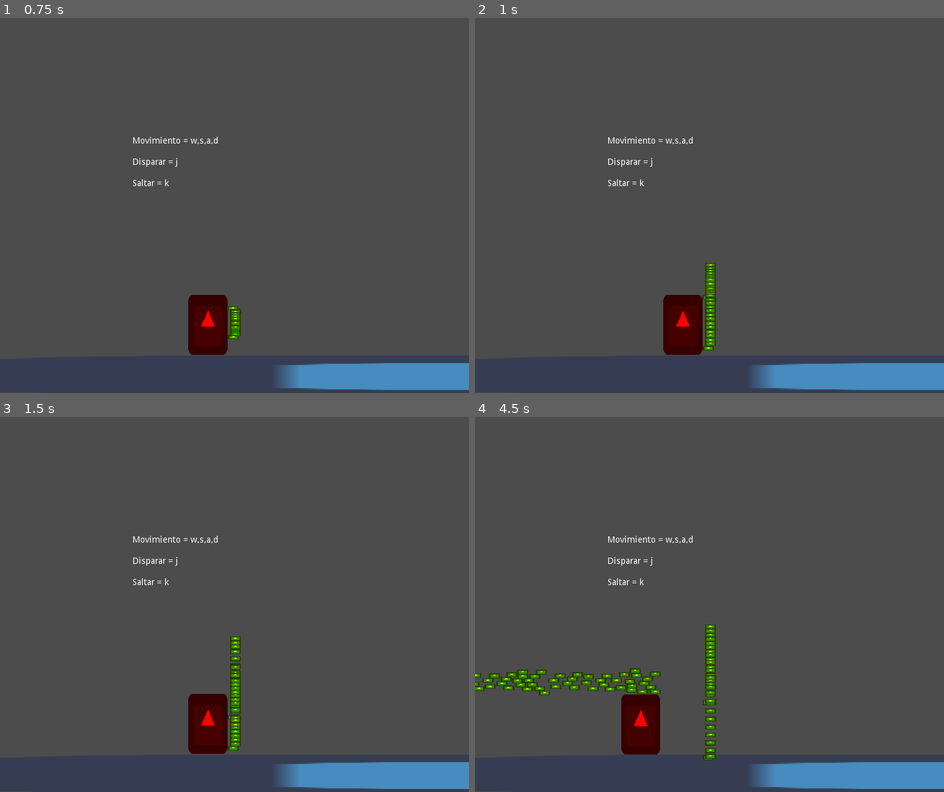
Above: before the commit, frames 1-4 (two rows, left to right).
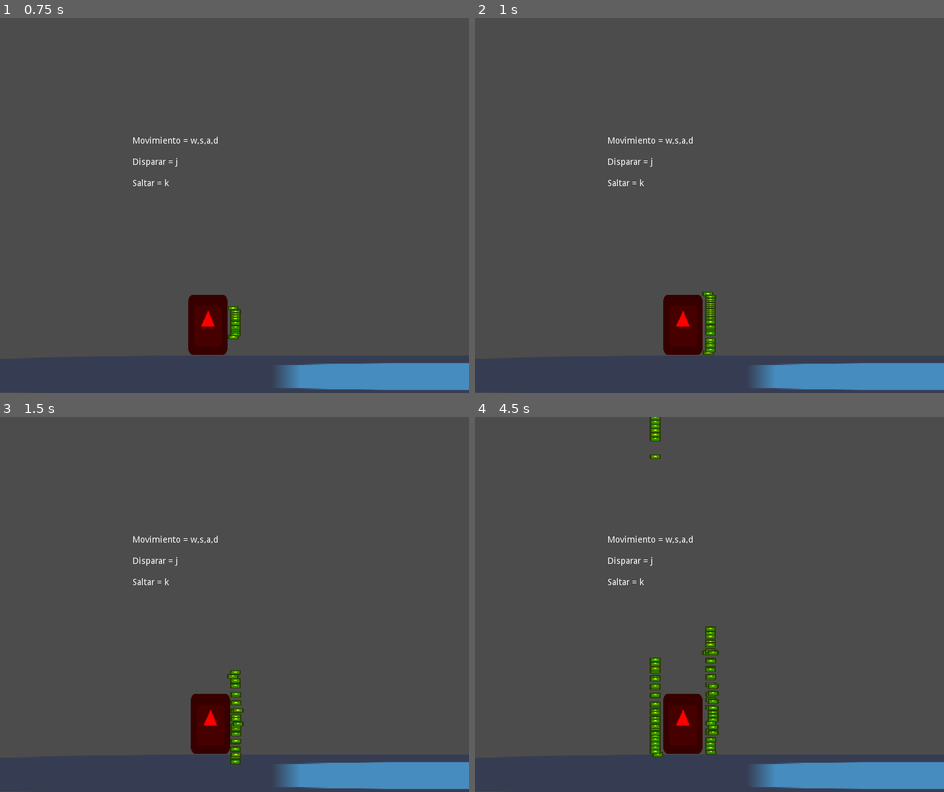
Above: after the commit, the same moments.

Repository: lucianofanizza/Tp-Prototipado-Digital-2019
Game: Godot game, scene res://Escenas/Nivel Demont Front.tscn
Same seed, same stepped clock (60 frames per second), same inputs: the game is played once before the commit and once after it. The project has no main scene, so this scene is started directly. The engine's default icon, where the game draws it, is replaced by a stand-in: a white triangle on a blue panel in a dark square.
Inputs:
- Up to frame 1 (0.75 s): tap Enter at 0.5 s; hold D (ui_right) from 0.53 s (still down); hold J (ui_shoot) from 0.53 s (still down)
- Up to frame 2 (1 s): keep holding D (ui_right); keep holding J (ui_shoot); tap W (ui_up) at 0.77, 0.8 s
- Up to frame 3 (1.5 s): keep holding D (ui_right); tap W (ui_up) at 1.07, 1.35 s; release J (ui_shoot) at 1.28 s
- Up to frame 4 (4.5 s): tap W (ui_up) at 1.52, 1.82, 2.3, 3.02, 3.32 s; tap J (ui_shoot) at 1.55, 2.85, 4.35 s; release D (ui_right) at 2.03 s; hold A (ui_left) 2.03-2.78 s; hold J (ui_shoot) 2.03-2.78 s; hold D (ui_right) 2.78-4.28 s; hold W (ui_up) 3.53-4.28 s; hold A (ui_left) from 4.28 s (still down)

Frame 1 is identical in both runs. In frame 2, 0.4% of the frame differs, in the area x 48-52%, y 65-90%; in frame 3, 0.8%; in frame 4, 5.0%, in the area x 0-52%, y 0-92%.

Commit message:
commit 3

Diff:
--- a/TP/Scripts/Demon Front.gd
+++ b/TP/Scripts/Demon Front.gd
@@ -1,7 +1,7 @@
 extends KinematicBody2D
 var velocity = Vector2()
 var vector_normal = Vector2(0,-1)
-var bala = load("res://Escenas/Bala.tscn")
+var bala = preload("res://Escenas/Bala.tscn")
 
 func get_input():
 	if(Input.is_action_pressed("ui_right")):
@@ -10,8 +10,6 @@
 	if(Input.is_action_pressed("ui_left")):
 		velocity.x = -450
 		$Position2D.position.x = -45
-	if(Input.is_action_pressed("ui_up")):
-		$Position2D.position.y = -45
 	if(Input.is_action_just_released("ui_right")):
 		velocity.x = 0
 	if(Input.is_action_just_released("ui_left")):
@@ -23,8 +21,6 @@
 	var newbala = bala.instance()
 	get_parent().add_child(newbala)
 	newbala.global_position = $Position2D.global_position
-	newbala.dir = 0
-
 
 func _physics_process(delta):
 	get_input()
